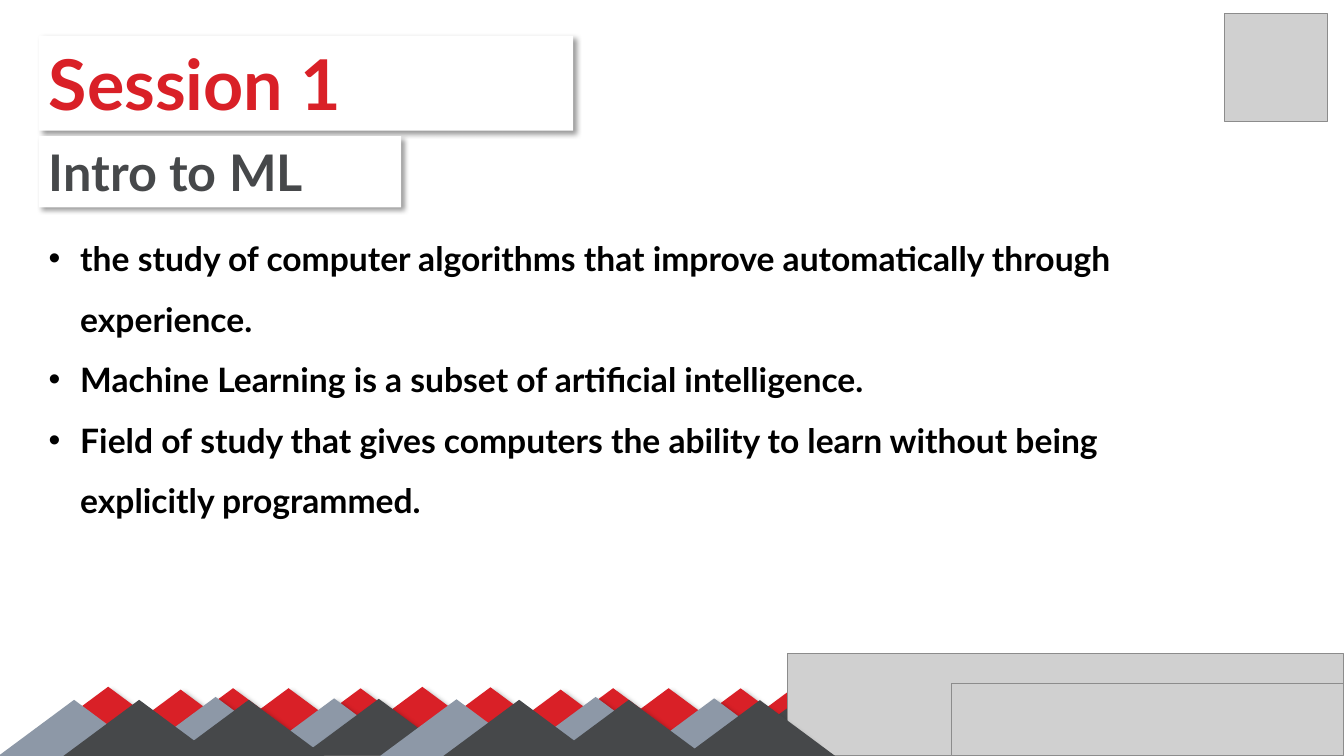
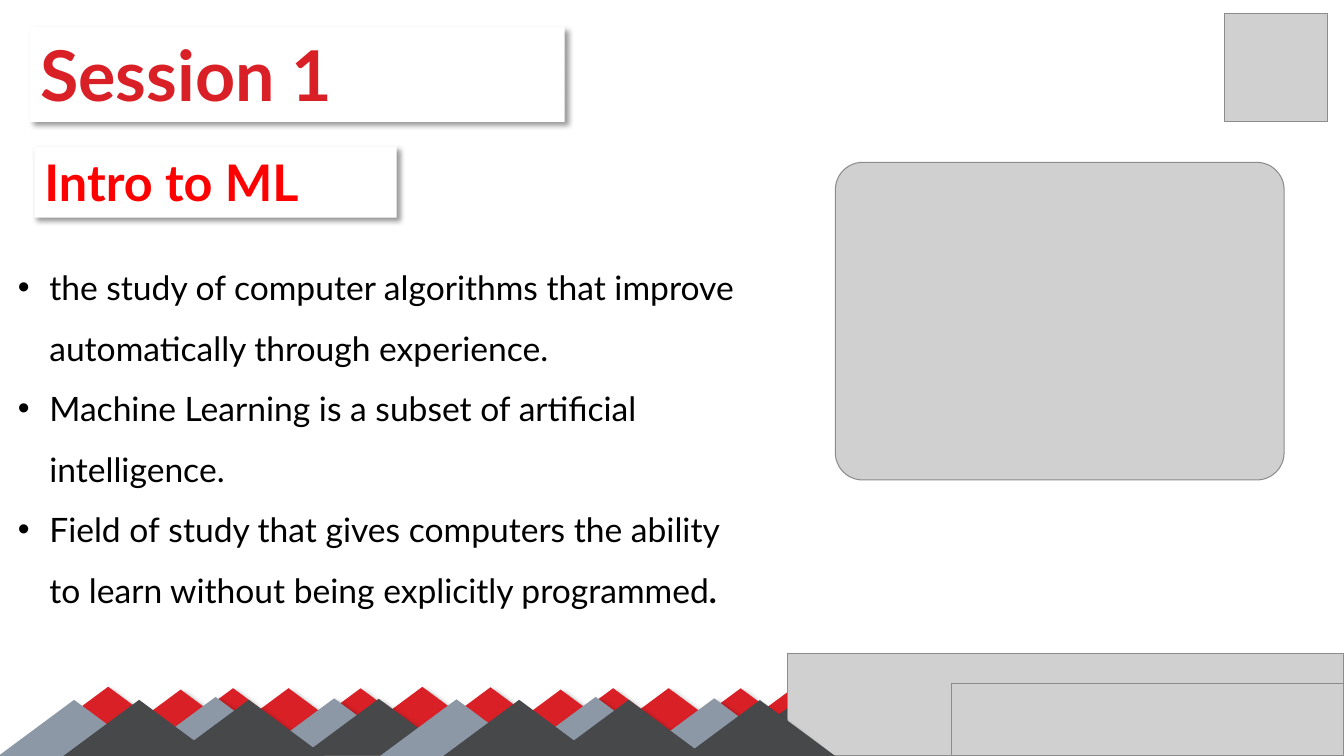
Before and after one commit to SalmaGira/machine-learning-workshop-Kvector, a slide deck: slide 3 of Sessions/Session 1/Session_01.pptx. Drawn at 1344x756 pixels with LibreOffice and Linux fonts; fonts in the diff are those of the drawing; grey boxes stand for pictures. Boxes give left, top, right and bottom in pixels: in the first picture for what was removed or moved away, otherwise in the second. Text is boxed around its words. In the diff, an @@ line names an element or a change of style, - is before the commit and + after.

```diff
--- a/Sessions/Session 1/Session_01.pptx
+++ b/Sessions/Session 1/Session_01.pptx
@@ rectangle "Session 1": place and size @@
-rectangle "Session 1" at <box>39,35,574,130</box>
+rectangle "Session 1" at <box>30,27,565,122</box>
@@ rectangle "Intro to ML": place and size @@
-rectangle "Intro to ML" at <box>39,136,401,208</box>
+rectangle "Intro to ML" at <box>34,146,396,218</box>
@@ rectangle "Intro to ML" at <box>34,146,396,218</box>: text colour #46484A to #FF0000 @@
@@ picture added at <box>836,162,1285,480</box> @@
@@ text "the study of computer algorithms ...": place and size @@
-text "the study of computer algorithms ..." at <box>80,246,1110,519</box>
+text "the study of computer algorithms ..." at <box>49,275,733,609</box>
@@ text "the study of computer algorithms ..." at <box>49,275,733,609</box>: bold off @@
```
Also in this commit, not shown: 9 other slides changed, 6 slides added.
